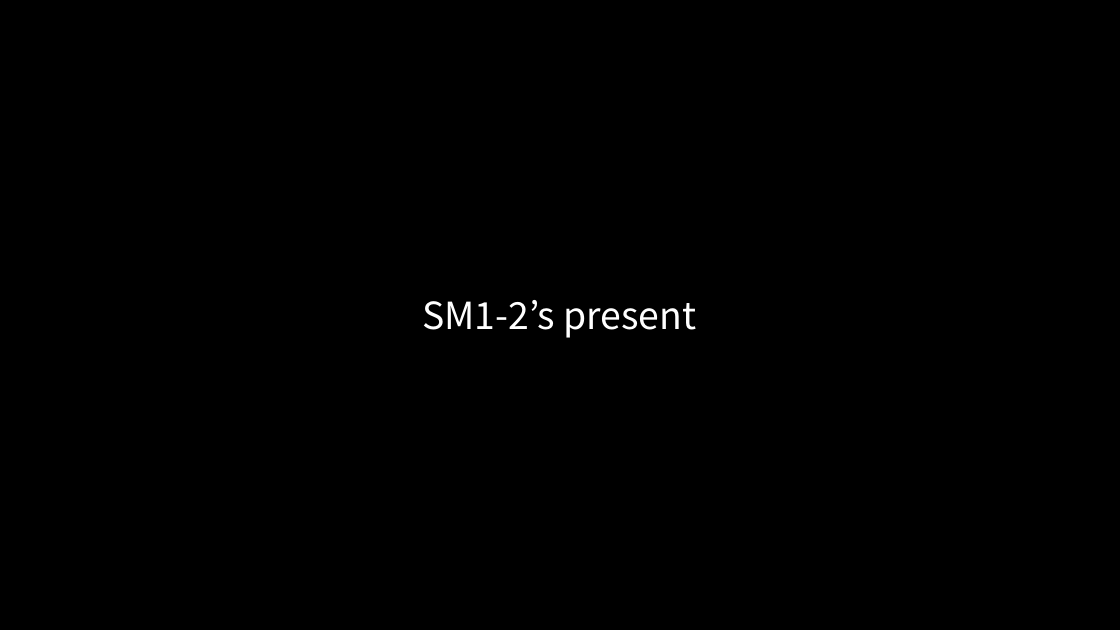
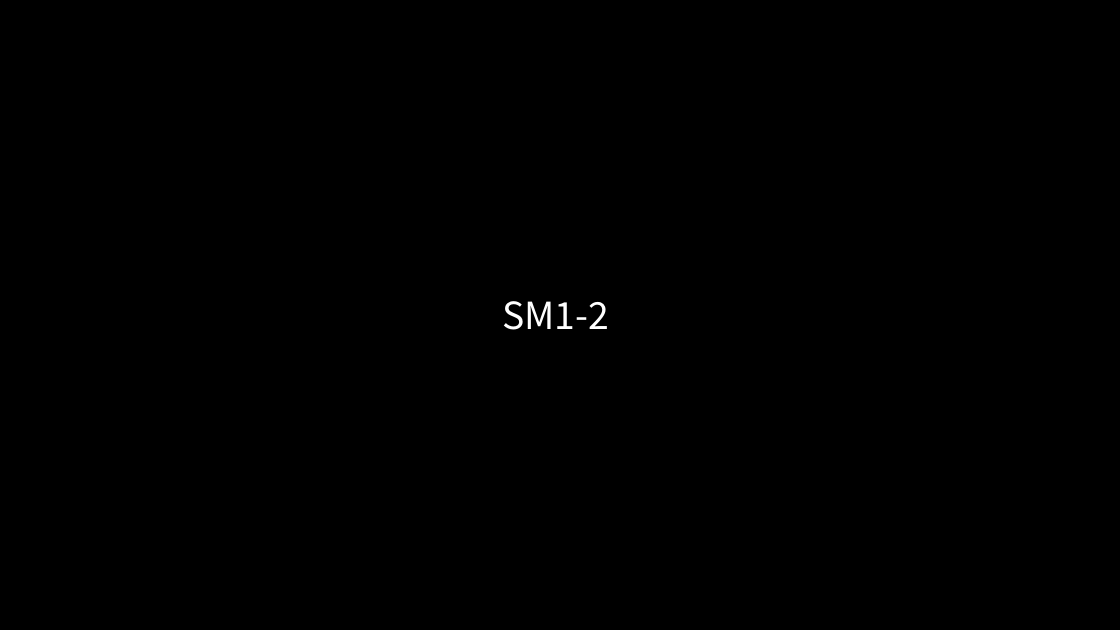
Before and after one commit to mangojun/essay-ppt, a slide deck: slide 2 of Which techlolgy helps to sudy.pptx. Drawn at 1120x630 pixels with LibreOffice and Linux fonts; fonts in the diff are those of the drawing. Boxes give left, top, right and bottom in pixels: in the first picture for what was removed or moved away, otherwise in the second. Text is boxed around its words. In the diff, an @@ line names an element or a change of style, - is before the commit and + after.

Commit message:
mod ppt

```diff
--- a/Which techlolgy helps to sudy.pptx
+++ b/Which techlolgy helps to sudy.pptx
@@ text at (502,301,609,330): text changed @@
-SM1-2’s present
+SM1-2
```
